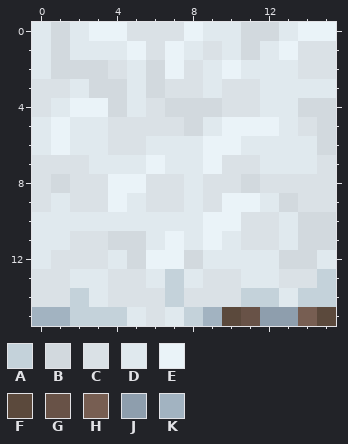
File history of a pixel-art sprite, mcl_core/mcl_core_grass_side_snowed.png. The picture above was drawn from the file before the commit.
The file is 16x16 pixels.
Palette (. is transparent): A #c4d2da  B #d2d9de  C #dae1e6  D #e0e9ee  E #eaf3f8  F #5b493c  G #685247  H #775e52  J #8e9ead  K #a2b3c1
Pixels before, first column x 0:
 0 DBDEECCCEDDBBDEE
 1 DBDDDECEDCDBDECC
 2 DBBBCDBECDEDDDCC
 3 CCDBBDBCCDCCDDDD
 4 CDEEBDCBBBCCDDBB
 5 DEDDCCCCBDEEEDCB
 6 DEDDCCDDDEEDDDDB
 7 CCCDDDEDDECCDDDC
 8 CBCCEECCDCCBCCCC
 9 CDCCEDCCDCEEDBCC
10 DDDDDDDDDEECCDBB
11 DDCCBBDEDEDCCDBB
12 DCCCDBEEBDDDDBBD
13 CCDDCCDADCCDDCCA
14 CCADCCCACCCAADAA
15 KKAAADCDAKFGJJHF
The result:
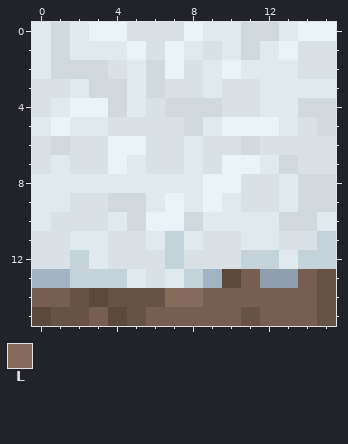
Colours new in this view: L #846b5c
Changes in this commit:
Colour B gives way to colour A in row 11 at x 15; in row 12 at x 14.
Colour C gives way to colour A in row 12 at x 2; in row 13 at x 4.
Colour D gives way to colour A in row 12 at x 11 to 12 and 15; in row 13 at x 2 to 3 and 8.
Colour E gives way to colour A in rows 11 to 12 at x 7.
Colour C gives way to colour B in rows 8 to 9 at x 14 to 15.
Colour D gives way to colour B in row 6 at x 11; in row 7 at x 13; in row 9 at x 5; in row 10 at x 5, 8 and 13.
Colour E gives way to colour B in row 6 at x 1; in row 9 at x 4.
Colour B gives way to colour C in row 6 at x 15; in row 8 at x 11; in row 11 at x 4 to 5 and 14; in row 12 at x 5 and 8.
Colour D gives way to colour C in row 6 at x 0, 2 to 3, 6 to 7 and 12 to 14; in row 7 at x 3, 7 and 14; in row 9 at x 12; in row 10 at x 1 to 3; in row 11 at x 0 to 1, 10 and 13; in row 12 at x 0, 4 and 9 to 10.
Colour D gives way to colour C in row 13 at x 6.
Colour E gives way to colour C in row 6 at x 9 to 10; in row 7 at x 6 and 9; in row 9 at x 11; in row 11 at x 9; in row 12 at x 6.
Colour A gives way to colour D in row 13 at x 7.
Colour B gives way to colour D in row 8 at x 1; in row 9 at x 13; in row 10 at x 15; in row 12 at x 13.
Colour C gives way to colour D in row 7 at x 1; in row 8 at x 0, 2 to 3, 6 to 7 and 13; in row 9 at x 0 and 6; in row 10 at x 11 to 12; in row 11 at x 2 to 3 and 11 to 12; in row 12 at x 3.
Colour C gives way to colour D in row 13 at x 5.
Colour E gives way to colour D in row 8 at x 4 to 5; in row 9 at x 10; in row 10 at x 9 to 10.
Colour C gives way to colour E in row 6 at x 4 to 5; in row 7 at x 10 to 11; in row 8 at x 9 to 10; in row 9 at x 7 and 9.
Colour D gives way to colour E in row 7 at x 4; in row 10 at x 6 to 7.
Colour A gives way to colour F in row 15 at x 4.
Colour C gives way to colour F in row 13 at x 10.
Colour D gives way to colour F in row 14 at x 3.
Colour K gives way to colour F in row 15 at x 0.
Colour A gives way to colour G in row 13 at x 15; in row 14 at x 2 and 15; in row 15 at x 2.
Colour C gives way to colour G in row 14 at x 4 to 6.
Colour D gives way to colour G in row 15 at x 5.
Colour F gives way to colour G in row 15 at x 15.
Colour K gives way to colour G in row 15 at x 1.
Colour A gives way to colour H in row 14 at x 11 to 12 and 14; in row 15 at x 3 and 8.
Colour C gives way to colour H in row 13 at x 14; in row 14 at x 0 to 1 and 9 to 10; in row 15 at x 6.
Colour D gives way to colour H in row 13 at x 11; in row 14 at x 13; in row 15 at x 7.
Colour F gives way to colour H in row 15 at x 10.
Colour J gives way to colour H in row 15 at x 12 to 13.
Colour K gives way to colour H in row 15 at x 9.
Colour C gives way to colour J in row 13 at x 13.
Colour D gives way to colour J in row 13 at x 12.
Colour C gives way to colour K in row 13 at x 0 to 1 and 9.
Colour A gives way to colour L in row 14 at x 7.
Colour C gives way to colour L in row 14 at x 8.
Boxes around the changes in both pictures, in picture pixels (x1, y1, x2, y2):
changed: (32, 136, 336, 326)
